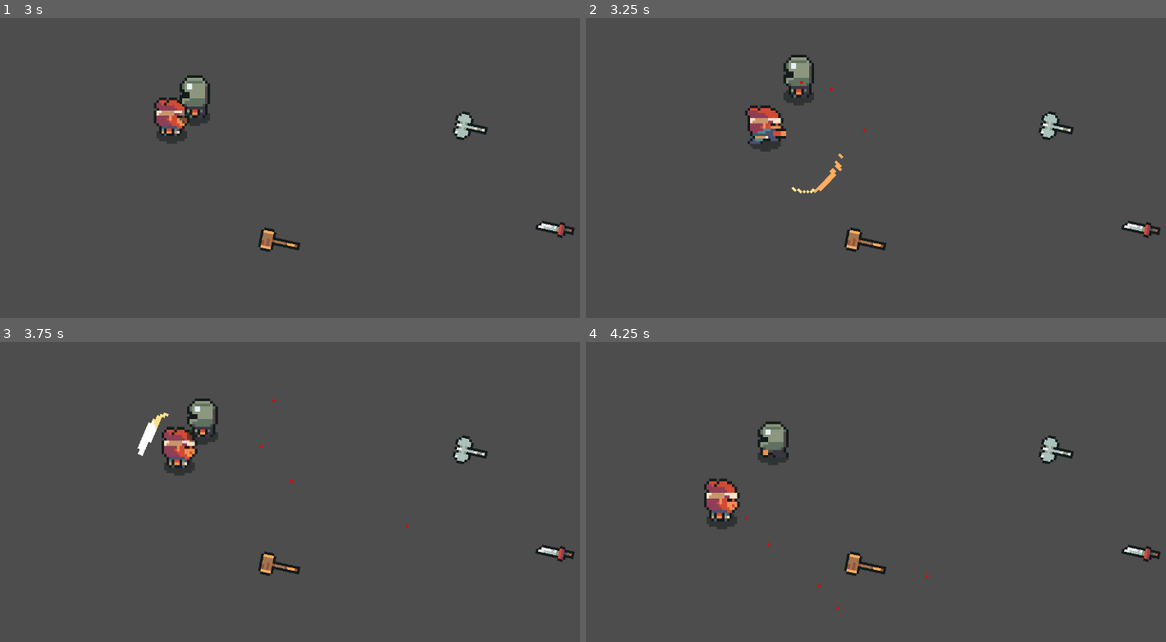
Above: before the commit, frames 1-4 (two rows, left to right).
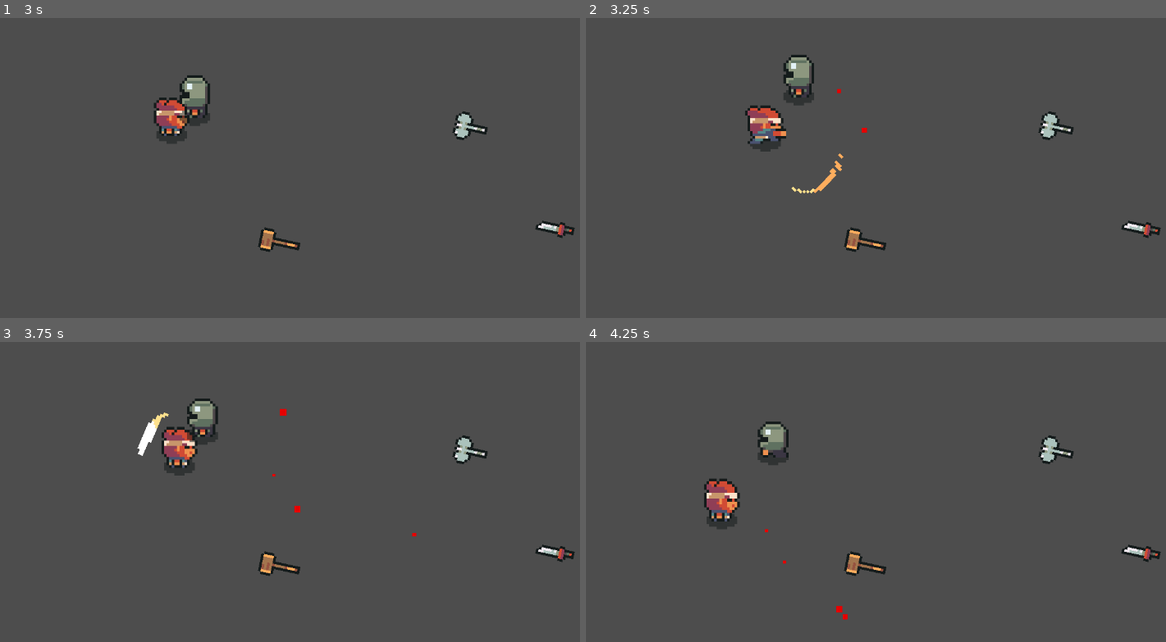
Above: after the commit, the same moments.

Repository: lucaslprimo/TheRPGProject
Game: Godot game, scene res://project/scenes/TestScene.tscn
The game is run twice, just before and just after one commit, with the same random seed, the same clock (stepped at 60 frames per second) and the same inputs.
Inputs (mouse positions are in pixels of both pictures, inside the frame that each line leads up to):
- Up to frame 1 (3 s): move the mouse to (469, 114) at 0.52 s; press the mouse at (469, 114) at 0.53 s; hold Right (move_right) 0.53-1.28 s; move the mouse to (197, 153) at 1.27 s; release the mouse at (197, 153) at 1.28 s; hold Down (move_down) 1.28-2.03 s; tap E (interact) at 1.35 s; move the mouse to (394, 51) at 2.02 s; hold Right (move_right) 2.03-2.78 s; hold Right mouse button (move) 2.03-2.78 s; move the mouse to (295, 207) at 2.77 s; hold Up (move_up) from 2.78 s (still down); tap B at 2.85 s; click (295, 207) at 2.92 s
- Up to frame 2 (3.25 s): keep holding Up (move_up)
- Up to frame 3 (3.75 s): move the mouse to (527, 513) at 3.52 s; release Up (move_up) at 3.53 s; hold Left (move_left) from 3.53 s (still down); tap C at 3.6 s
- Up to frame 4 (4.25 s): keep holding Left (move_left)

Frame 1 is identical in both runs. In frame 2, less than 0.1% of the frame differs, in the area x 36-49%, y 21-39%; in frame 3, less than 0.1%, in the area x 44-72%, y 19-65%; in frame 4, less than 0.1%.

Commit message:
Feat: Camera Shake

Diff:
--- a/project.godot
+++ b/project.godot
@@ -19,6 +19,10 @@
 [audio]
 
 buses/default_bus_layout="res://template/default_bus_layout.tres"
+
+[autoload]
+
+cameraShake="*res://project/scripts/components/camera_shake.gd"
 
 [display]
 
--- a/project/scenes/HumanoidBase.tscn
+++ b/project/scenes/HumanoidBase.tscn
@@ -338,7 +338,6 @@
 [sub_resource type="Animation" id="Animation_77afj"]
 resource_name = "attack_down"
 length = 0.40000668
-loop_mode = 1
 step = 0.06666667
 tracks/0/type = "value"
 tracks/0/imported = false
@@ -416,7 +415,6 @@
 [sub_resource type="Animation" id="Animation_cri8v"]
 resource_name = "attack_side"
 length = 0.40000668
-loop_mode = 1
 step = 0.06666667
 tracks/0/type = "value"
 tracks/0/imported = false
@@ -494,7 +492,6 @@
 [sub_resource type="Animation" id="Animation_7ub6x"]
 resource_name = "attack_up"
 length = 0.40000668
-loop_mode = 1
 step = 0.06666667
 tracks/0/type = "value"
 tracks/0/imported = false
@@ -1410,7 +1407,7 @@
 position = Vector2(0, -6)
 shape = SubResource("CircleShape2D_f8gpl")
 
-[node name="EquipmentCtrl" type="Node" parent="." node_paths=PackedStringArray("collector", "atkcp", "weapon_skin", "weapon_audio_player", "weapon_hit_player", "hurtbox", "weapon_animation")]
+[node name="EquipmentCtrl" type="Node" parent="." node_paths=PackedStringArray("collector", "atkcp", "weapon_skin", "weapon_audio_player", "weapon_hit_player", "weapon_animation")]
 script = ExtResource("24_6cdaj")
 item_drop_template = ExtResource("25_ph6ji")
 collector = NodePath("../CollectorComponent")
@@ -1419,7 +1416,6 @@
 equiped_weapon = ExtResource("26_f8gpl")
 weapon_audio_player = NodePath("../WeaponSound")
 weapon_hit_player = NodePath("../HitSound")
-hurtbox = NodePath("../Hurtbox")
 weapon_animation = NodePath("../Weapon/WeaponAnimation")
 
 [node name="WeaponSound" type="AudioStreamPlayer2D" parent="."]
@@ -1427,9 +1423,9 @@
 [node name="HitSound" type="AudioStreamPlayer2D" parent="."]
 
 [node name="Blood" type="CPUParticles2D" parent="."]
+z_index = -10
 position = Vector2(0, -6)
 emitting = false
-lifetime = 1.34
 one_shot = true
 explosiveness = 0.68
 randomness = 0.67
@@ -1437,4 +1433,5 @@
 gravity = Vector2(0, 300)
 initial_velocity_min = 39.99
 initial_velocity_max = 145.44
+scale_amount_max = 3.0
 color = Color(0.90588236, 0, 0, 1)
--- /dev/null
+++ b/project/scripts/components/camera_shake.gd
@@ -0,0 +1,46 @@
+extends Node
+
+# Configurações
+var shake_intensity: float = 0.0
+var shake_decay: float = 5.0
+var noise: FastNoiseLite
+var time: float = 0.0
+
+func _ready():
+	noise = FastNoiseLite.new()
+	noise.seed = randi()
+	noise.frequency = 2.0
+
+func _process(delta):
+	if shake_intensity <= 0:
+		return
+
+	# Diminui a intensidade
+	shake_intensity = max(shake_intensity - shake_decay * delta, 0)
+
+	# Aplica o wiggle
+	apply_wiggle(delta)
+
+func apply_wiggle(delta):
+	var camera = get_viewport().get_camera_2d()
+	if not camera:
+		return
+
+	time += delta * 20.0
+
+	# Gera movimento tipo "wiggle" (mais natural que noise puro)
+	var offset_x = sin(time * 1.3) * cos(time * 0.7) * 20.0 * shake_intensity
+	var offset_y = cos(time * 1.1) * sin(time * 0.9) * 20.0 * shake_intensity
+
+	camera.offset = Vector2(offset_x, offset_y)
+
+func wiggle(intensity: float = 0.5):
+
+	shake_intensity = min(shake_intensity + intensity, 1.0)
+
+func stop():
+
+	shake_intensity = 0
+	var camera = get_viewport().get_camera_2d()
+	if camera:
+		camera.offset = Vector2.ZERO
--- a/project/scripts/components/hurtbox_component.gd
+++ b/project/scripts/components/hurtbox_component.gd
@@ -9,6 +9,9 @@
 	healthcp.apply_damage(_damage)
 	var direction:Vector2 = owner.global_position - _source_position
 	knockcp.apply_force(direction.normalized(), _push_force)
+	particles.amount = _damage
+	particles.rotation_degrees = randi_range(0,360)
+	particles.restart()
+	particles.emitting = true
 
-	particles.rotation_degrees = randi_range(0,360)
-	particles.emitting = true
+	cameraShake.wiggle(float(_damage)/100)
--- a/project/scripts/humanoids/equipment_ctrl.gd
+++ b/project/scripts/humanoids/equipment_ctrl.gd
@@ -9,7 +9,6 @@
 @export var equiped_weapon:WeaponData
 @export var weapon_audio_player:AudioStreamPlayer2D
 @export var weapon_hit_player:AudioStreamPlayer2D
-@export var hurtbox:Hurtbox
 @export var weapon_animation:AnimationPlayer
 
 var can_pickup:bool = false
@@ -50,7 +49,6 @@
 	equiped_weapon = weapon
 	atkcp.damage = weapon.damage
 	atkcp.kockback_force = weapon.kockback_force
-	hurtbox.particles.amount = weapon.damage
 	weapon_animation.speed_scale = weapon.atk_speed
 	weapon_skin.texture = weapon.sprite
 	weapon_skin.flip_v = weapon.flip_v
Not shown: 1 places in project/scenes/HumanoidBase.tscn that only renumber resources
Not shown, added: project/scripts/components/camera_shake.gd.uid
